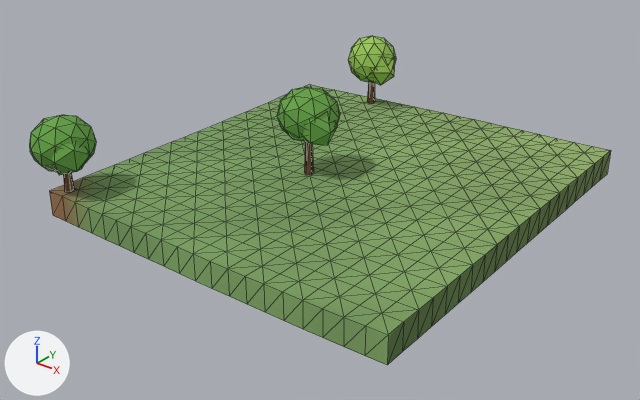
What one commit did to the glTF model client/public/models/chunks/3_2.glb.
The view is the same before and after, from a 50 mm camera at (142.1, -123.5, 27.7) aimed at (104.9, -77.0, -1.2). The lights are fixed; the arrows at lower left show +X, +Y and +Z. The older version comes first. Mesh edges are drawn as thin lines. Vertices at exactly the same position are counted once.

Names of what the first picture shows: 'scenery', 'terrain'.
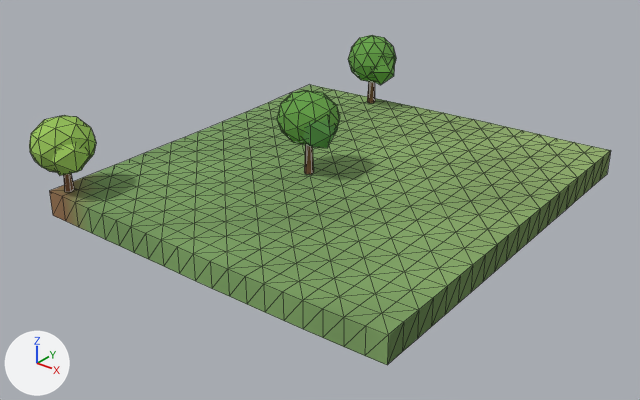
What differs and where, as boxes [x1, y1, x2, y2] in the pictures (640 x 400 px; the box of a moved part takes in the faces that stretch with it):
'scenery', reshaped, recoloured
    before: [29, 36, 396, 192]
    after: [29, 35, 396, 192]
part 1 of me_scenery, moved or reshaped
    before: [277, 87, 340, 142]
    after: [277, 90, 340, 145]
part 2 of me_scenery, moved or reshaped
    before: [303, 116, 338, 145]
    after: [303, 118, 338, 148]
part 3 of me_scenery, moved or reshaped
    before: [304, 142, 314, 174]
    after: [304, 145, 314, 174]
part 4 of me_scenery, recoloured
    both: [29, 36, 396, 175]

What changed in the scene script:
```text
Change me_scenery:
    used by ob_scenery; location = (0.0, 0.0, 0.0)
    before: 0 (103.0, -76.2, 3.9), 2 (103.2, -76.1, 3.9), 4 (103.1, -75.8, 3.9), 6 (102.9, -75.8, 3.9), 8 (102.8, -76.1, 3.9)
    before: 10 (103.0, -76.0, 3.9)
    remove me_scenery.from_pydata(...)  # 198 vertices, 360 faces; spans x 88.9..105.7, y -91.3..-58.7, z 0.0..7.0
    add me_scenery.from_pydata(...)  # 198 vertices, 360 faces; spans x 88.9..105.7, y -91.3..-58.7, z 0.0..6.7
    me_scenery part 1: the loose piece of 42 vertices spanning x 100.7..105.3, y -78.1..-73.9, z 2.8..7.0 is moved by (0.0, 0.0, -0.2)
    me_scenery part 2: the loose piece of 12 vertices spanning x 102.7..105.7, y -77.7..-75.3, z 3.0..5.6 is moved by (0.0, 0.0, -0.2)
    me_scenery part 3
    add for i in [0, 2, 4, 6, 8, 10]: me_scenery.vertices[i].co += Vector((0.0, 0.0, -0.2))
    me_scenery part 4: 294 faces centred in x 89.0..105.3, y -91.2..-58.9, z 1.8..6.7 are repainted in the vertex colours; the middle colour goes from green #68a548 to green #67a548
```
